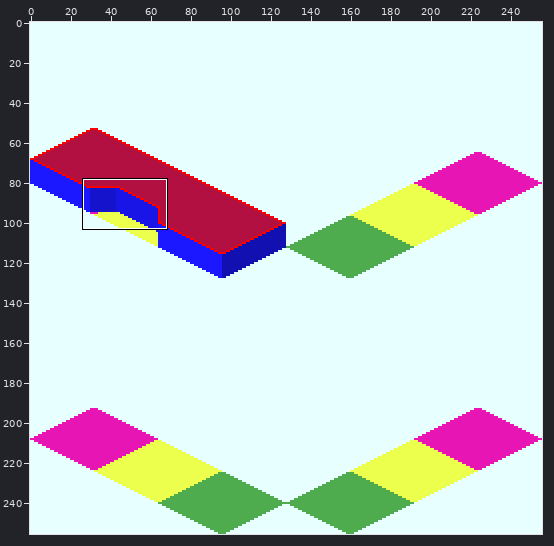
A sprite sheet gets an edit: source/n_png/Simple_Station_Mon-1.png. Above: a wide view before the commit, with the close-up outlined.
Close-up. Before the edit:
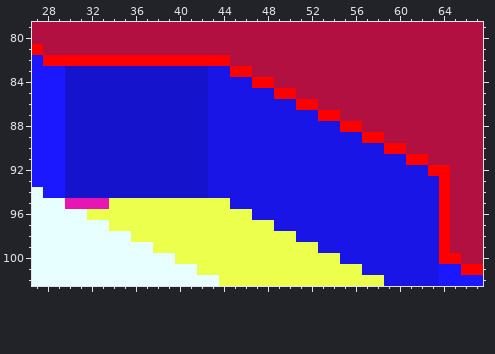
The file is 256x256 pixels. Shown: x 27..67, y 79..102.
Once edited:
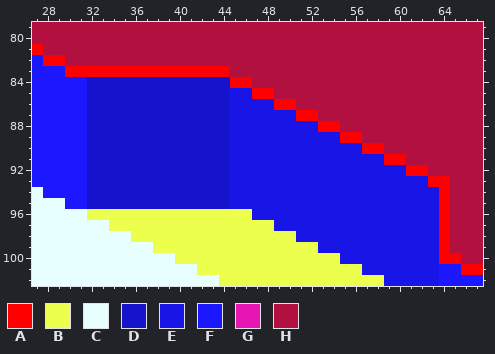
Palette (. is transparent): A #ff0000  B #ecff4c  C #e7ffff  D #1613cc  E #1815e6  F #1b17ff  G #e715b4  H #b21041
Changes in this commit:
@@ x 27..67 @@
  81 AHHHHHHHHHHHHHHHHHHHHHHHHHHHHHHHHHHHHHHHH
- 82 FAAAAAAAAAAAAAAAAAHHHHHHHHHHHHHHHHHHHHHHH
- 83 FFFDDDDDDDDDDDDDEEAAHHHHHHHHHHHHHHHHHHHHH
- 84 FFFDDDDDDDDDDDDDEEEEAAHHHHHHHHHHHHHHHHHHH
- 85 FFFDDDDDDDDDDDDDEEEEEEAAHHHHHHHHHHHHHHHHH
- 86 FFFDDDDDDDDDDDDDEEEEEEEEAAHHHHHHHHHHHHHHH
- 87 FFFDDDDDDDDDDDDDEEEEEEEEEEAAHHHHHHHHHHHHH
- 88 FFFDDDDDDDDDDDDDEEEEEEEEEEEEAAHHHHHHHHHHH
- 89 FFFDDDDDDDDDDDDDEEEEEEEEEEEEEEAAHHHHHHHHH
- 90 FFFDDDDDDDDDDDDDEEEEEEEEEEEEEEEEAAHHHHHHH
- 91 FFFDDDDDDDDDDDDDEEEEEEEEEEEEEEEEEEAAHHHHH
- 92 FFFDDDDDDDDDDDDDEEEEEEEEEEEEEEEEEEEEAAHHH
- 93 FFFDDDDDDDDDDDDDEEEEEEEEEEEEEEEEEEEEEAHHH
- 94 CFFDDDDDDDDDDDDDEEEEEEEEEEEEEEEEEEEEEAHHH
- 95 CCCGGGGBBBBBBBBBBBEEEEEEEEEEEEEEEEEEEAHHH
+ 82 FAAHHHHHHHHHHHHHHHHHHHHHHHHHHHHHHHHHHHHHH
+ 83 FFFAAAAAAAAAAAAAAAHHHHHHHHHHHHHHHHHHHHHHH
+ 84 FFFFFDDDDDDDDDDDDDAAHHHHHHHHHHHHHHHHHHHHH
+ 85 FFFFFDDDDDDDDDDDDDEEAAHHHHHHHHHHHHHHHHHHH
+ 86 FFFFFDDDDDDDDDDDDDEEEEAAHHHHHHHHHHHHHHHHH
+ 87 FFFFFDDDDDDDDDDDDDEEEEEEAAHHHHHHHHHHHHHHH
+ 88 FFFFFDDDDDDDDDDDDDEEEEEEEEAAHHHHHHHHHHHHH
+ 89 FFFFFDDDDDDDDDDDDDEEEEEEEEEEAAHHHHHHHHHHH
+ 90 FFFFFDDDDDDDDDDDDDEEEEEEEEEEEEAAHHHHHHHHH
+ 91 FFFFFDDDDDDDDDDDDDEEEEEEEEEEEEEEAAHHHHHHH
+ 92 FFFFFDDDDDDDDDDDDDEEEEEEEEEEEEEEEEAAHHHHH
+ 93 FFFFFDDDDDDDDDDDDDEEEEEEEEEEEEEEEEEEAAHHH
+ 94 CFFFFDDDDDDDDDDDDDEEEEEEEEEEEEEEEEEEEAHHH
+ 95 CCCFFDDDDDDDDDDDDDEEEEEEEEEEEEEEEEEEEAHHH
  96 CCCCCBBBBBBBBBBBBBBBEEEEEEEEEEEEEEEEEAHHH
Pixel boxes of the changes (left, top, right, bottom) in both close-ups:
changed: (65, 55, 450, 209)
